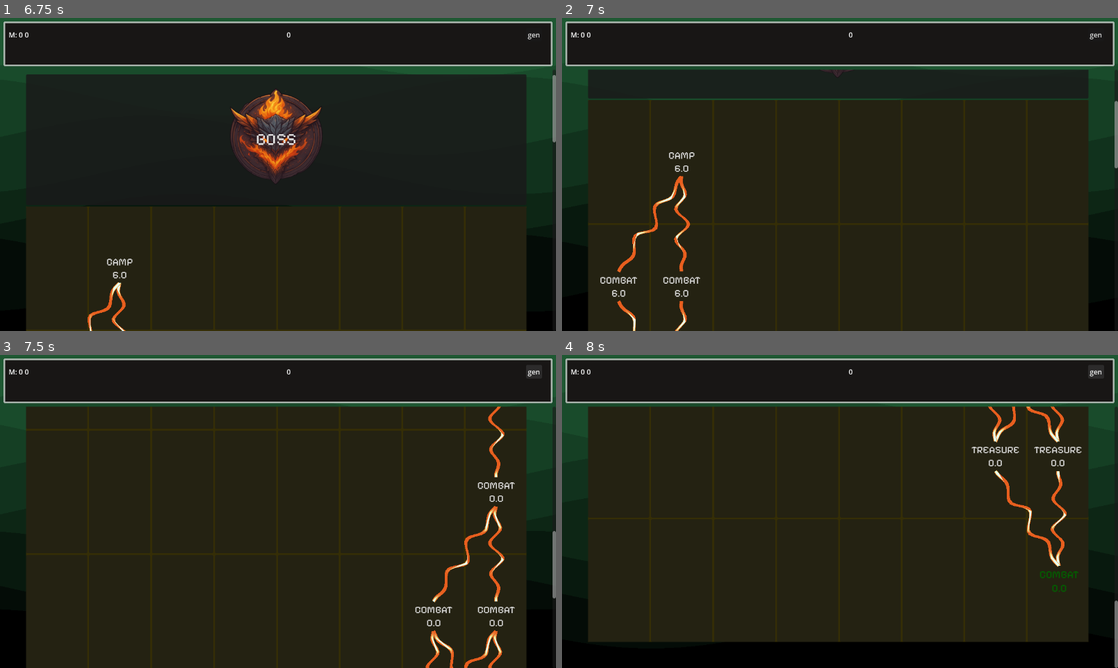
Above: before the commit, frames 1-4 (two rows, left to right).
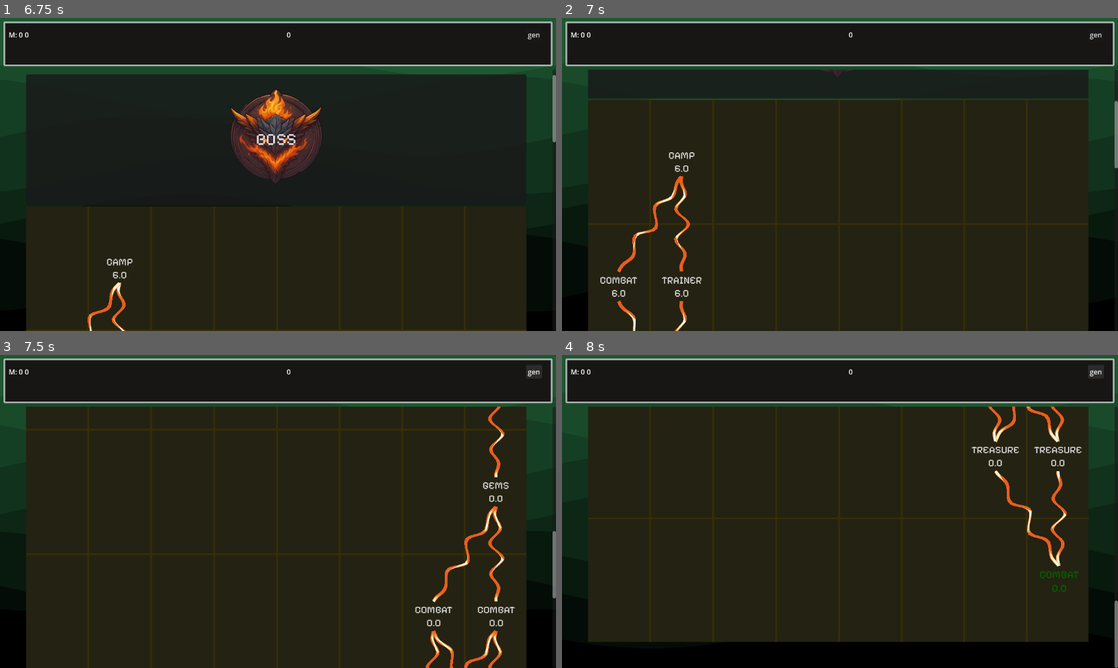
Above: after the commit, the same moments.

Repository: GaraGentor/Mon-Rogue
Game: Godot game, scene res://script/scenes/selection/selection.tscn
The game is run twice, just before and just after one commit, with the same random seed, the same clock (stepped at 60 frames per second) and the same inputs.
Inputs (mouse positions are in pixels of both pictures, inside the frame that each line leads up to):
- Up to frame 1 (6.75 s): click "Draw Egg..." at 0.5 s; tap Enter (ui_accept) at 1.25, 1.52, 2.75, 3.5, 4.25, 4.52, 5 s; move the mouse to (400, 158) at 1.27 s; hold Right (ui_right) 1.28-2 s; tap Shift at 1.35, 2.85, 4.35 s; click (400, 158) at 1.42 s; drag from (166, 190) to (250, 237) at 2.02 s; move the mouse to (333, 105) at 2.77 s; hold Right (ui_right) 2.78-3.5 s; drag from (250, 237) to (111, 127) at 3.52 s; move the mouse to (444, 221) at 4.27 s; hold Left (ui_left) 4.28-5 s; drag from (111, 127) to (194, 96) at 5.02 s; click "Begin journey..." at 5.75 s; click "Set off..." at 6.5 s
- Up to frame 2 (7 s): no input
- Up to frame 3 (7.5 s): click "gen" at 7.25 s
- Up to frame 4 (8 s): no input

Frame 1 is identical in both runs. In frame 2, 0.1% of the frame differs, in the area x 18-26%, y 82-85%; in frame 3, 0.1%, in the area x 85-93%, y 40-47%; in frame 4, nothing differs.

Commit message:
add gems
add gems

Diff:
--- a/localization/translations.csv
+++ b/localization/translations.csv
@@ -248,3 +248,16 @@
 RELIC_GOLDEN_IDOL_DESC,+30% EP from won battles.,+30 % EP aus gewonnenen Kämpfen.
 RELIC_REWARD_CHOOSE,Choose a relic,Wähle ein Relikt
 RELIC_REWARD_TAKE,Take!,Nehmen!
+MAP_NODE_GEM,GEMS,EDELSTEINE
+GEM_CHOOSE,Choose a gem,Wähle einen Edelstein
+GEM_CHOOSE_MON,Which monster gets the gem?,Welches Monster bekommt den Edelstein?
+GEM_DESC,{stat} +{value}% for the rest of the run,{stat} +{value} % für den restlichen Lauf
+GEM_CURRENT,Gems so far: +{value}%,Bisherige Edelsteine: +{value} %
+GEM_TAKE,Choose!,Wählen!
+GEM_GIVE,Give!,Geben!
+GEM_HP,Ruby of Life,Rubin des Lebens
+GEM_ATK,Amber of Strength,Bernstein der Stärke
+GEM_DEF,Granite of Defense,Granit der Abwehr
+GEM_S_ATK,Amethyst of Power,Amethyst der Macht
+GEM_S_DEF,Sapphire of Warding,Saphir des Schutzes
+GEM_SPEED,Emerald of Swiftness,Smaragd der Schnelligkeit
--- a/script/classes/mon.gd
+++ b/script/classes/mon.gd
@@ -34,6 +34,9 @@
 	set(value):
 		_computed_moves = value
 		Events.refresh_ui_for_monster.emit()
+
+# Edelstein-Boni für diesen Run: Stat-Key aus STATS in gems.gd -> Anteil (0.1 = +10 %)
+var _gems: Dictionary = {}
 
 func _init(level: int, meta_data: Dictionary) -> void:
 	## get saved data and apply.
@@ -85,25 +88,31 @@
 	return {}
 
 func hp():
-	return (_growth.hp * _level) * Helper.points_per_level(_best_points)
+	return (_growth.hp * _level) * Helper.points_per_level(_best_points) * gem_factor("hp")
 
 func attack():
-	return (_growth.atk * _level) * Helper.points_per_level(_best_points)
+	return (_growth.atk * _level) * Helper.points_per_level(_best_points) * gem_factor("atk")
 
 func defense():
-	return (_growth.def * _level) * Helper.points_per_level(_best_points)
+	return (_growth.def * _level) * Helper.points_per_level(_best_points) * gem_factor("def")
 
 func s_attack():
-	return (_growth.s_atk * _level) * Helper.points_per_level(_best_points)
+	return (_growth.s_atk * _level) * Helper.points_per_level(_best_points) * gem_factor("s_atk")
 
 func s_defense():
-	return (_growth.s_def * _level) * Helper.points_per_level(_best_points)
+	return (_growth.s_def * _level) * Helper.points_per_level(_best_points) * gem_factor("s_def")
 
 func speed():
-	return (_growth.speed * _level) * Helper.points_per_level(_best_points)
+	return (_growth.speed * _level) * Helper.points_per_level(_best_points) * gem_factor("speed")
 
 func best():
 	return _best_points
 
 func is_alive() -> bool:
-	return _lost_hp <= (_growth.hp * _level) * Helper.points_per_level(_best_points)
+	return _lost_hp <= hp()
+
+func gem_factor(stat: String) -> float:
+	return 1.0 + _gems.get(stat, 0.0)
+
+func add_gem(stat: String, bonus: float) -> void:
+	_gems[stat] = _gems.get(stat, 0.0) + bonus
--- a/script/globals/map.gd
+++ b/script/globals/map.gd
@@ -9,6 +9,7 @@
 	JAILER,
 	EVENT,
 	TREASURE,
+	GEM,
 }
 
 class path:
@@ -25,6 +26,7 @@
 		5: "JAILER",
 		6: "EVENT",
 		7: "TREASURE",
+		8: "GEM",
 	}
 
 	func _init(pos: Vector3):
@@ -38,11 +40,11 @@
 #var path =
 
 var map_settings = {
-	0: {"paths":6, "special_nodes": 1, "bosses": [], "lines": 1, "tresures": [1], "shops": [], "trainers": [], "jailer": []},
-	1: {"paths":8, "special_nodes": 2, "bosses": [3], "lines": 2, "tresures": [1], "shops": [], "trainers": [5], "jailer": []},
-	2: {"paths":11, "special_nodes": 3, "bosses": [5], "lines": 2, "tresures": [2], "shops": [6], "trainers": [], "jailer": [0]},
-	3: {"paths":14, "special_nodes": 4, "bosses": [7], "lines": 3, "tresures": [7], "shops": [5], "trainers": [8], "jailer": [2]},
-	4: {"paths":17, "special_nodes": 6, "bosses": [6,12], "lines": 3, "tresures": [2,8], "shops": [9], "trainers": [], "jailer": []},
+	0: {"paths":6, "special_nodes": 1, "bosses": [], "lines": 1, "tresures": [1], "shops": [], "trainers": [], "jailer": [], "gems": [3]},
+	1: {"paths":8, "special_nodes": 2, "bosses": [3], "lines": 2, "tresures": [1], "shops": [], "trainers": [5], "jailer": [], "gems": [6]},
+	2: {"paths":11, "special_nodes": 3, "bosses": [5], "lines": 2, "tresures": [2], "shops": [6], "trainers": [], "jailer": [0], "gems": [8]},
+	3: {"paths":14, "special_nodes": 4, "bosses": [7], "lines": 3, "tresures": [7], "shops": [5], "trainers": [8], "jailer": [2], "gems": [10]},
+	4: {"paths":17, "special_nodes": 6, "bosses": [6,12], "lines": 3, "tresures": [2,8], "shops": [9], "trainers": [], "jailer": [], "gems": [4,14]},
 }
 
 var all_nodes = []
@@ -124,6 +126,7 @@
 	generate_hard_node_tiles(grid, "tresures", PATH_TYPE.TREASURE)
 	generate_hard_node_tiles(grid, "shops", PATH_TYPE.SHOP)
 	generate_hard_node_tiles(grid, "trainers", PATH_TYPE.TRAINER)
+	generate_hard_node_tiles(grid, "gems", PATH_TYPE.GEM)
 	generate_specials(grid)
 	print_new_map(grid)
 	State.current_map = grid
@@ -159,7 +162,7 @@
 		for j in special_nodes:
 			var all_nodes_that_can_be_transformed = all_nodes.filter(func(_path: path): return _path._pos.z == i and _path._type == PATH_TYPE.COMBAT)
 			if all_nodes_that_can_be_transformed.size() >= 1:
-				var what_special_node = randi_range(1,7)
+				var what_special_node = randi_range(1, PATH_TYPE.GEM)
 				var np = all_nodes_that_can_be_transformed.pick_random()
 				np._type = what_special_node
 
--- /dev/null
+++ b/script/scenes/gems/gems.gd
@@ -0,0 +1,97 @@
+extends Control
+
+## Edelstein-Feld: drei Edelsteine zur Wahl, der gewählte erhöht einen Wert eines eigenen
+## Monsters prozentual für den restlichen Run. Pro Biom-Tiefe werden die Steine stärker.
+
+const GEM_CHOICES := 3
+const CARD_SIZE := Vector2(240, 300)
+
+## Stat-Key (siehe Monster.gem_factor) -> Anzeige
+const STATS := {
+	"hp": {"name": "GEM_HP", "stat": "STAT_HP", "color": Color(0.85, 0.25, 0.3)},
+	"atk": {"name": "GEM_ATK", "stat": "STAT_ATK", "color": Color(0.95, 0.55, 0.2)},
+	"def": {"name": "GEM_DEF", "stat": "STAT_DEF", "color": Color(0.6, 0.6, 0.65)},
+	"s_atk": {"name": "GEM_S_ATK", "stat": "STAT_SPA", "color": Color(0.7, 0.35, 0.9)},
+	"s_def": {"name": "GEM_S_DEF", "stat": "STAT_SPD", "color": Color(0.3, 0.55, 0.95)},
+	"speed": {"name": "GEM_SPEED", "stat": "STAT_SPE", "color": Color(0.35, 0.85, 0.45)},
+}
+
+## Bonus pro Biom-Tiefe (State.map_level), 0.06 = +6 %
+const BONUS_BY_DEPTH := [0.06, 0.08, 0.10, 0.12, 0.15]
+
+var label_theme = preload("res://script/ui/materials/battle_labels.tres")
+var card_box = preload("res://script/ui/materials/monster_widget_boxes.tres")
+var gem_icon = preload("res://assets/ui/boss_shard/a_rare_crystal_with_some_spark.jpeg")
+
+@export var title: Label
+@export var card_row: HBoxContainer
+
+var _bonus: float
+var _chosen_stat := ""
+
+func _ready() -> void:
+	_bonus = BONUS_BY_DEPTH[clampi(State.map_level, 0, BONUS_BY_DEPTH.size() - 1)]
+	var stats = STATS.keys()
+	stats.shuffle()
+	for stat in stats.slice(0, GEM_CHOICES):
+		var info: Dictionary = STATS[stat]
+		var text = tr("GEM_DESC").format({"stat": tr(info.stat).trim_suffix(":"), "value": roundi(_bonus * 100)})
+		_add_card(tr(info.name), text, info.color, tr("GEM_TAKE"), _on_gem_chosen.bind(stat))
+
+## Schritt 2: Monster wählen, das den Edelstein bekommt
+func _on_gem_chosen(stat: String) -> void:
+	_chosen_stat = stat
+	title.text = tr("GEM_CHOOSE_MON")
+	for child in card_row.get_children():
+		card_row.remove_child(child)
+		child.queue_free()
+	for mon: Monster in State.mons:
+		var stat_name = tr(STATS[stat].stat).trim_suffix(":")
+		var text = "%s +%d%%\n%s" % [stat_name, roundi(_bonus * 100), tr("GEM_CURRENT").format({"value": roundi((mon.gem_factor(stat) - 1.0) * 100)})]
+		_add_card(Helper.mon_display_name(mon._name), text, STATS[stat].color, tr("GEM_GIVE"), _on_mon_chosen.bind(mon))
+
+func _on_mon_chosen(mon: Monster) -> void:
+	mon.add_gem(_chosen_stat, _bonus)
+	queue_free()
+
+func _add_card(card_title: String, text: String, color: Color, button_text: String, on_pressed: Callable) -> void:
+	var card := PanelContainer.new()
+	card.custom_minimum_size = CARD_SIZE
+	card.add_theme_stylebox_override("panel", card_box)
+
+	var margin := MarginContainer.new()
+	for side in ["left", "top", "right", "bottom"]:
+		margin.add_theme_constant_override("margin_" + side, 12)
+	card.add_child(margin)
+
+	var box := VBoxContainer.new()
+	box.add_theme_constant_override("separation", 12)
+	margin.add_child(box)
+
+	var label := Label.new()
+	label.theme = label_theme
+	label.text = card_title
+	label.horizontal_alignment = HORIZONTAL_ALIGNMENT_CENTER
+	box.add_child(label)
+
+	var icon := TextureRect.new()
+	icon.texture = gem_icon
+	# Steine teilen sich ein Bild, die Farbe zeigt den Wert
+	icon.modulate = color
+	icon.expand_mode = TextureRect.EXPAND_IGNORE_SIZE
+	icon.stretch_mode = TextureRect.STRETCH_KEEP_ASPECT_CENTERED
+	icon.size_flags_vertical = Control.SIZE_EXPAND_FILL
+	box.add_child(icon)
+
+	var description := Label.new()
+	description.text = text
+	description.autowrap_mode = TextServer.AUTOWRAP_WORD_SMART
+	description.horizontal_alignment = HORIZONTAL_ALIGNMENT_CENTER
+	box.add_child(description)
+
+	var button := Button.new()
+	button.theme = label_theme
+	button.text = button_text
+	button.pressed.connect(on_pressed)
+	box.add_child(button)
+	card_row.add_child(card)
--- /dev/null
+++ b/script/scenes/gems/gems.tscn
@@ -0,0 +1,62 @@
+[gd_scene load_steps=5 format=3]
+
+[ext_resource type="Script" path="res://script/scenes/gems/gems.gd" id="1_gems"]
+[ext_resource type="Shader" path="res://script/scenes/world_map/map_background.gdshader" id="2_bg"]
+[ext_resource type="Theme" uid="uid://bqwc2gott07le" path="res://script/ui/materials/battle_labels.tres" id="3_theme"]
+
+[sub_resource type="ShaderMaterial" id="ShaderMaterial_gems"]
+shader = ExtResource("2_bg")
+shader_parameter/bottom_color = Color(0, 0, 0, 1)
+shader_parameter/top_color = Color(0.2, 0.6, 0.65, 1)
+shader_parameter/wave_amp = 0.115
+shader_parameter/wave_size = 1.0
+shader_parameter/wave_time_mul = 0.933
+shader_parameter/total_phases = 8
+
+[node name="Gems" type="Control" node_paths=PackedStringArray("title", "card_row")]
+layout_mode = 3
+anchors_preset = 15
+anchor_right = 1.0
+anchor_bottom = 1.0
+grow_horizontal = 2
+grow_vertical = 2
+script = ExtResource("1_gems")
+title = NodePath("MarginContainer/VBoxContainer/Title")
+card_row = NodePath("MarginContainer/VBoxContainer/CardRow")
+
+[node name="Background" type="ColorRect" parent="."]
+material = SubResource("ShaderMaterial_gems")
+layout_mode = 1
+anchors_preset = 15
+anchor_right = 1.0
+anchor_bottom = 1.0
+grow_horizontal = 2
+grow_vertical = 2
+
+[node name="MarginContainer" type="MarginContainer" parent="."]
+layout_mode = 1
+anchors_preset = 15
+anchor_right = 1.0
+anchor_bottom = 1.0
+grow_horizontal = 2
+grow_vertical = 2
+theme_override_constants/margin_left = 12
+theme_override_constants/margin_top = 40
+theme_override_constants/margin_right = 12
+theme_override_constants/margin_bottom = 40
+
+[node name="VBoxContainer" type="VBoxContainer" parent="MarginContainer"]
+layout_mode = 2
+theme_override_constants/separation = 40
+alignment = 1
+
+[node name="Title" type="Label" parent="MarginContainer/VBoxContainer"]
+layout_mode = 2
+theme = ExtResource("3_theme")
+text = "GEM_CHOOSE"
+horizontal_alignment = 1
+
+[node name="CardRow" type="HBoxContainer" parent="MarginContainer/VBoxContainer"]
+layout_mode = 2
+theme_override_constants/separation = 24
+alignment = 1
--- a/script/scenes/world_map/world_map.gd
+++ b/script/scenes/world_map/world_map.gd
@@ -26,6 +26,7 @@
 @export var treasure_scene: PackedScene
 
 const RELIC_REWARD_SCENE := preload("res://script/scenes/relic_reward/relic_reward.tscn")
+const GEM_SCENE := preload("res://script/scenes/gems/gems.tscn")
 
 @export var view_container: Panel
 
@@ -200,6 +201,8 @@
 		view_container.add_child(treasure)
 		treasure.visible = true
 		pass
+	if type == Map.PATH_TYPE.GEM:
+		view_container.add_child(GEM_SCENE.instantiate())
 	if type == Map.PATH_TYPE.JAILER:
 		var jailer = jailer_scene.instantiate()
 		view_container.add_child(jailer)
Binary file changed: localization/translations.de.translation
Binary file changed: localization/translations.en.translation
Not shown, added: script/scenes/gems/gems.gd.uid
